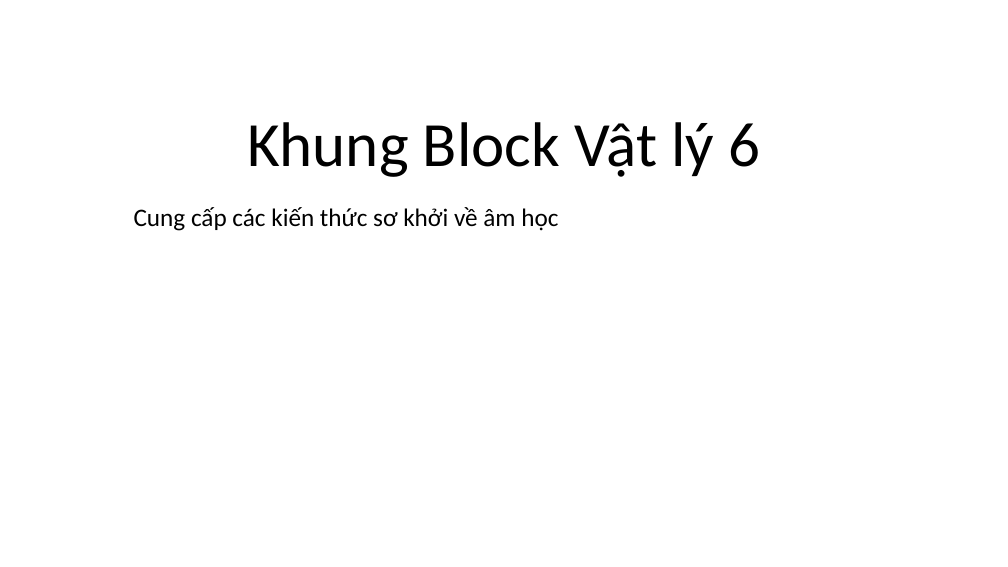
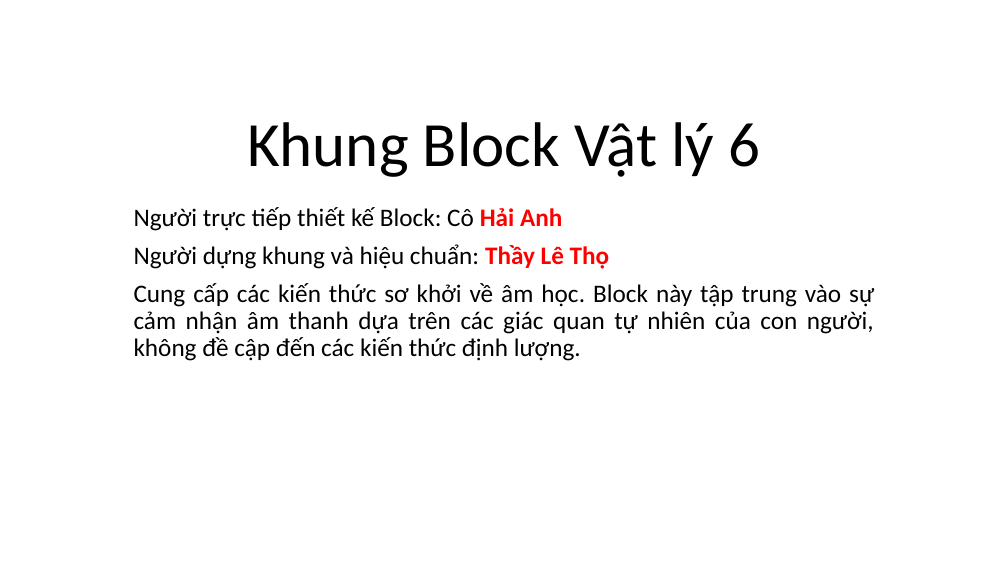
Before and after one commit to LeThoEdu/Nila_Class7, a slide deck: slide 1 of Block_VatLy_6_AmThanh.pptx. Drawn at 1008x567 pixels with LibreOffice and Linux fonts; fonts in the diff are those of the drawing. Boxes give left, top, right and bottom in pixels: in the first picture for what was removed or moved away, otherwise in the second. Text is boxed around its words. In the diff, an @@ line names an element or a change of style, - is before the commit and + after.

Commit message:
Các nội dung chính của Block

```diff
--- a/Block_VatLy_6_AmThanh.pptx
+++ b/Block_VatLy_6_AmThanh.pptx
@@ subtitle at bbox=[134, 207, 874, 361]: text changed @@
-Cung cấp các kiến thức sơ khởi về âm học
+Người trực tiếp thiết kế Block: Cô Hải Anh
+Người dựng khung và hiệu chuẩn: Thầy Lê Thọ
+Cung cấp các kiến thức sơ khởi về âm học. Block này tập trung vào sự cảm nhận âm thanh dựa trên các giác quan tự nhiên của con người, không đề cập đến các kiến thức định lượng.
```
Also in this commit, not shown: 1 slide added.
